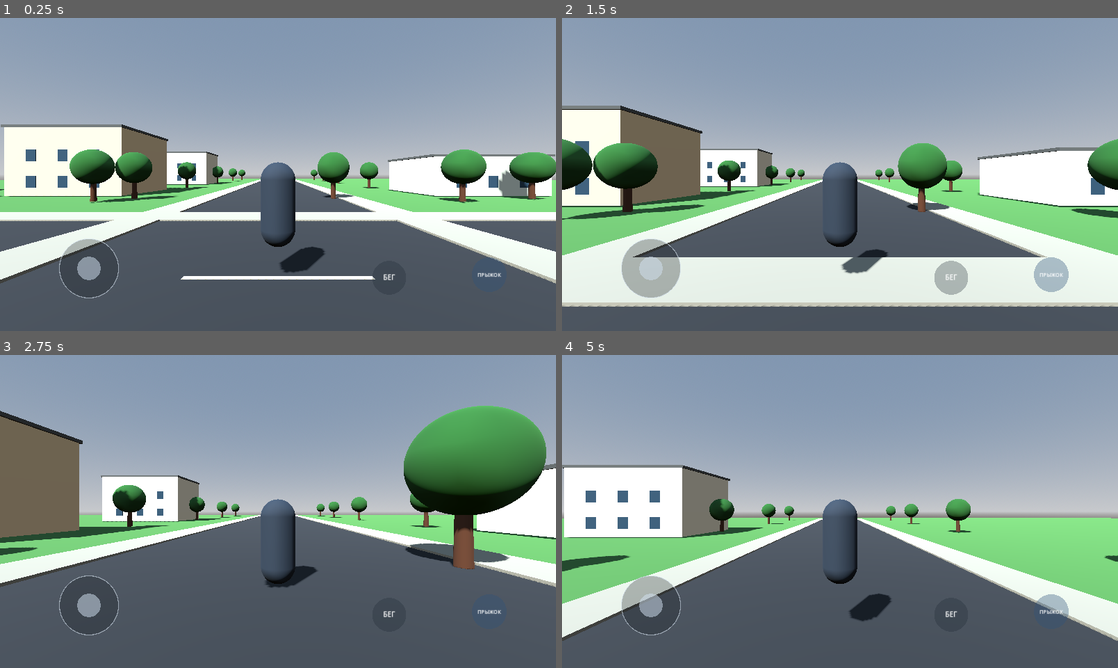
Above: before the commit, frames 1-4 (two rows, left to right).
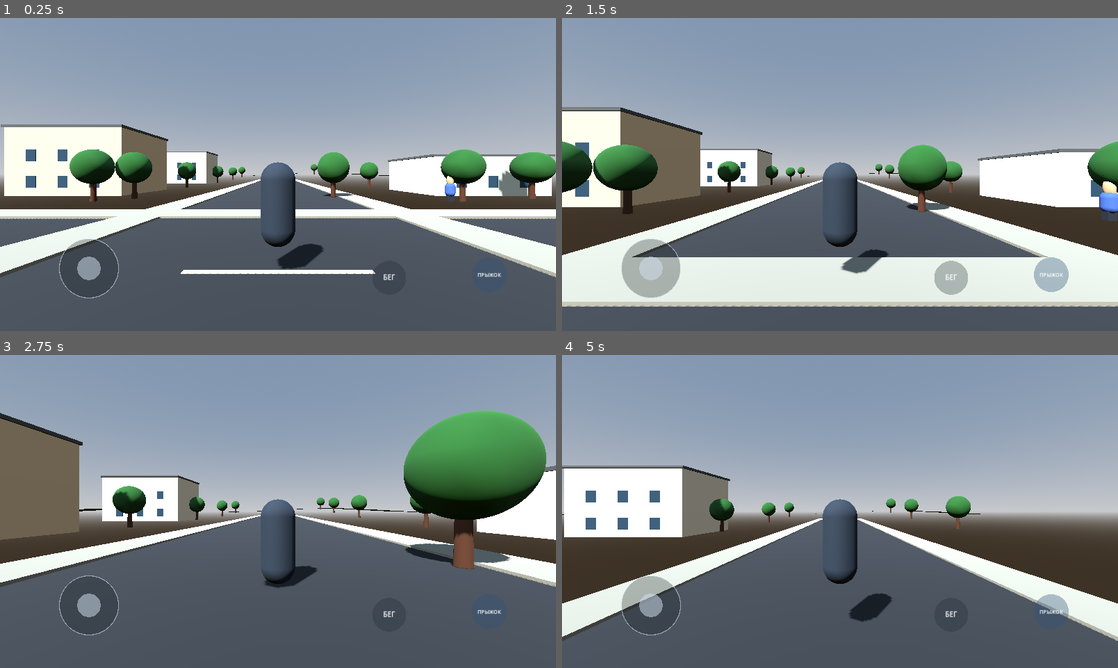
Above: after the commit, the same moments.

Repository: 43l0v3k/Isroriya-krutogo-chuvaka
Game: Godot game, scene res://scenes/main.tscn
The game is run twice, just before and just after one commit, with the same random seed, the same clock (stepped at 60 frames per second) and the same inputs.
Inputs (mouse positions are in pixels of both pictures, inside the frame that each line leads up to):
- Up to frame 1 (0.25 s): no input
- Up to frame 2 (1.5 s): tap Enter at 0.5 s; move the mouse to (867, 174) at 0.52 s; hold Shift (sprint) 0.53-1.28 s; hold W (move_forward) from 0.53 s (still down); tap Space (jump) at 0.77 s; move the mouse to (812, 174) at 1.27 s; tap Shift (sprint) at 1.35 s
- Up to frame 3 (2.75 s): keep holding W (move_forward); tap Space (jump) at 1.52 s; move the mouse to (289, 505) at 2.02 s; hold Shift (sprint) from 2.03 s (still down)
- Up to frame 4 (5 s): keep holding W (move_forward); move the mouse to (834, 517) at 2.77 s; release Shift (sprint) at 2.78 s; tap Shift (sprint) at 2.85, 4.35 s; tap Space (jump) at 3.02, 3.77, 4.52 s; move the mouse to (878, 514) at 3.52 s; hold Shift (sprint) 3.53-4.28 s; move the mouse to (795, 508) at 4.27 s

The runs differ from the first frame. In frame 1, 9.2% of the frame differs, in the area x 0-100%, y 42-85%; in frame 2, 9.3%; in frame 3, 7.0%; in frame 4, 12%, in the area x 0-100%, y 35-92%.

Commit message:
Build South district terrain, landmarks and NPCs

Diff:
--- a/scripts/world.gd
+++ b/scripts/world.gd
@@ -1,16 +1,23 @@
 extends Node3D
 
-const ROAD_MAT := Color(0.12, 0.13, 0.14)
-const SIDEWALK_MAT := Color(0.48, 0.47, 0.42)
-const GRASS_MAT := Color(0.22, 0.38, 0.19)
-const WALL_COLORS := [Color(0.78, 0.69, 0.54), Color(0.72, 0.74, 0.68), Color(0.82, 0.78, 0.68), Color(0.62, 0.67, 0.68)]
+const ROAD := Color(0.12, 0.13, 0.14)
+const SIDEWALK := Color(0.48, 0.47, 0.42)
+const GRASS := Color(0.24, 0.39, 0.20)
+const WALLS := [Color(0.78, 0.69, 0.54), Color(0.72, 0.74, 0.68), Color(0.82, 0.78, 0.68), Color(0.62, 0.67, 0.68)]
 
 func _ready() -> void:
     _make_environment()
-    _make_ground()
+    _make_terrain()
     _make_roads()
     _make_buildings()
     _make_trees()
+    _make_npcs()
+    _make_places()
+
+func terrain_height(x: float, z: float) -> float:
+    var edge := clampf((maxf(absf(x), absf(z)) - 34.0) / 58.0, 0.0, 1.0)
+    var hills := 1.7 + sin(x * 0.075) * 0.75 + cos(z * 0.061) * 0.55
+    return edge * hills
 
 func _make_environment() -> void:
     var world_env := WorldEnvironment.new()
@@ -20,7 +27,7 @@
     env.sky.sky_material = ProceduralSkyMaterial.new()
     env.ambient_light_source = Environment.AMBIENT_SOURCE_SKY
     env.tonemap_mode = Environment.TONE_MAPPER_FILMIC
-    env.ambient_light_energy = 0.7
+    env.ambient_light_energy = 0.75
     world_env.environment = env
     add_child(world_env)
     var sun := DirectionalLight3D.new()
@@ -29,41 +36,78 @@
     sun.shadow_enabled = true
     add_child(sun)
 
-func _make_ground() -> void:
-    _box("Ground", Vector3(0, -0.35, 0), Vector3(220, 0.5, 220), GRASS_MAT)
+func _make_terrain() -> void:
+    var surface := SurfaceTool.new()
+    surface.begin(Mesh.PRIMITIVE_TRIANGLES)
+    var half := 110.0
+    var step := 4.0
+    var count := int((half * 2.0) / step)
+    for z in range(count):
+        for x in range(count):
+            var x0 := -half + float(x) * step
+            var z0 := -half + float(z) * step
+            var x1 := x0 + step
+            var z1 := z0 + step
+            var a := Vector3(x0, terrain_height(x0, z0), z0)
+            var b := Vector3(x1, terrain_height(x1, z0), z0)
+            var c := Vector3(x0, terrain_height(x0, z1), z1)
+            var d := Vector3(x1, terrain_height(x1, z1), z1)
+            surface.add_vertex(a)
+            surface.add_vertex(c)
+            surface.add_vertex(b)
+            surface.add_vertex(b)
+            surface.add_vertex(c)
+            surface.add_vertex(d)
+    surface.generate_normals()
+    var mesh := surface.commit()
+    var material := StandardMaterial3D.new()
+    material.albedo_color = GRASS
+    material.roughness = 1.0
+    mesh.surface_set_material(0, material)
+    var terrain_body := StaticBody3D.new()
+    terrain_body.name = "SouthDistrictTerrain"
+    var terrain_mesh := MeshInstance3D.new()
+    terrain_mesh.mesh = mesh
+    terrain_body.add_child(terrain_mesh)
+    var collision := CollisionShape3D.new()
+    collision.shape = mesh.create_trimesh_shape()
+    terrain_body.add_child(collision)
+    add_child(terrain_body)
 
 func _make_roads() -> void:
-    _box("Main road east-west", Vector3(0, -0.06, 0), Vector3(200, 0.12, 11), ROAD_MAT)
-    _box("Main road north-south", Vector3(0, -0.05, 0), Vector3(11, 0.13, 200), ROAD_MAT)
-    _box("Sidewalk north", Vector3(0, 0, -6.5), Vector3(200, 0.18, 2), SIDEWALK_MAT)
-    _box("Sidewalk south", Vector3(0, 0, 6.5), Vector3(200, 0.18, 2), SIDEWALK_MAT)
-    _box("Sidewalk east", Vector3(6.5, 0, 0), Vector3(2, 0.18, 200), SIDEWALK_MAT)
-    _box("Sidewalk west", Vector3(-6.5, 0, 0), Vector3(2, 0.18, 200), SIDEWALK_MAT)
+    _box("Main road east-west", Vector3(0, 0.06, 0), Vector3(200, 0.12, 11), ROAD)
+    _box("Main road north-south", Vector3(0, 0.07, 0), Vector3(11, 0.13, 200), ROAD)
+    _box("Sidewalk north", Vector3(0, 0.13, -6.5), Vector3(200, 0.18, 2), SIDEWALK)
+    _box("Sidewalk south", Vector3(0, 0.13, 6.5), Vector3(200, 0.18, 2), SIDEWALK)
+    _box("Sidewalk east", Vector3(6.5, 0.13, 0), Vector3(2, 0.18, 200), SIDEWALK)
+    _box("Sidewalk west", Vector3(-6.5, 0.13, 0), Vector3(2, 0.18, 200), SIDEWALK)
     for i in range(-9, 10):
-        _box("Road marking", Vector3(i * 10, 0.012, 0), Vector3(4, 0.025, 0.14), Color(0.88, 0.84, 0.68))
+        _box("Road marking", Vector3(float(i) * 10.0, 0.14, 0), Vector3(4, 0.025, 0.14), Color(0.88, 0.84, 0.68))
 
 func _make_buildings() -> void:
-    var positions := [Vector3(-22,0,-22),Vector3(22,0,-22),Vector3(-22,0,22),Vector3(22,0,22),Vector3(-48,0,-22),Vector3(48,0,22),Vector3(-22,0,-48),Vector3(22,0,48)]
+    var positions := [Vector3(-22,0,-22), Vector3(22,0,-22), Vector3(-22,0,22), Vector3(22,0,22), Vector3(-48,0,-22), Vector3(48,0,22), Vector3(-22,0,-48), Vector3(22,0,48)]
     for i in range(positions.size()):
+        var p: Vector3 = positions[i]
+        p.y = terrain_height(p.x, p.z)
         var h := 7.0 if i % 3 == 0 else 4.0
         var size := Vector3(12, h, 9)
-        _building("Building %02d" % i, positions[i], size, WALL_COLORS[i % WALL_COLORS.size()], i % 3 == 0)
+        _building("Building %02d" % i, p, size, WALLS[i % WALLS.size()], i % 3 == 0)
 
 func _building(label: String, p: Vector3, size: Vector3, color: Color, apartment: bool) -> void:
-    _box(label, p + Vector3(0, size.y / 2, 0), size, color)
+    _box(label, p + Vector3(0, size.y / 2.0, 0), size, color)
     _box(label + " roof", p + Vector3(0, size.y + 0.12, 0), Vector3(size.x + 0.3, 0.25, size.z + 0.3), Color(0.28, 0.29, 0.28))
     var floors := 2 if apartment else 1
     for floor in range(floors):
         for x in [-1.0, 0.0, 1.0]:
-            _box("Window", p + Vector3(x * size.x * 0.27, 1.4 + floor * 2.7, size.z / 2 + 0.012), Vector3(1.0, 1.2, 0.05), Color(0.12, 0.22, 0.28))
+            _box("Window", p + Vector3(x * size.x * 0.27, 1.4 + floor * 2.7, size.z / 2.0 + 0.012), Vector3(1.0, 1.2, 0.05), Color(0.12, 0.22, 0.28))
 
 func _make_trees() -> void:
     for x in range(-85, 90, 18):
-        _tree(Vector3(x, 0, -15))
-        _tree(Vector3(x, 0, 15))
+        _tree(Vector3(float(x), terrain_height(float(x), -15.0), -15))
+        _tree(Vector3(float(x), terrain_height(float(x), 15.0), 15))
     for z in range(-85, 90, 18):
-        _tree(Vector3(-15, 0, z))
-        _tree(Vector3(15, 0, z))
+        _tree(Vector3(-15, terrain_height(-15.0, float(z)), float(z)))
+        _tree(Vector3(15, terrain_height(15.0, float(z)), float(z)))
 
 func _tree(p: Vector3) -> void:
     var trunk := MeshInstance3D.new()
@@ -88,6 +132,66 @@
     crown.material_override = cmat
     add_child(crown)
 
+func _make_npcs() -> void:
+    _npc("Сосед", Vector3(14, terrain_height(14, -13), -13), Color(0.24, 0.34, 0.58))
+    _npc("Парень на остановке", Vector3(39, terrain_height(39, 12), 12), Color(0.52, 0.30, 0.20))
+
+func _npc(label: String, p: Vector3, color: Color) -> void:
+    var npc := Node3D.new()
+    npc.name = label
+    npc.position = p
+    npc.add_to_group("story_npc")
+    add_child(npc)
+    var body := MeshInstance3D.new()
+    var torso := CapsuleMesh.new()
+    torso.radius = 0.34
+    torso.height = 1.15
+    body.mesh = torso
+    body.position.y = 0.95
+    var mat := StandardMaterial3D.new()
+    mat.albedo_color = color
+    body.material_override = mat
+    npc.add_child(body)
+    var head := MeshInstance3D.new()
+    var head_mesh := SphereMesh.new()
+    head_mesh.radius = 0.24
+    head.mesh = head_mesh
+    head.position.y = 1.72
+    var skin := StandardMaterial3D.new()
+    skin.albedo_color = Color(0.72, 0.57, 0.43)
+    head.material_override = skin
+    npc.add_child(head)
+    var legs := MeshInstance3D.new()
+    var leg_mesh := BoxMesh.new()
+    leg_mesh.size = Vector3(0.48, 0.65, 0.28)
+    legs.mesh = leg_mesh
+    legs.position.y = 0.34
+    var dark := StandardMaterial3D.new()
+    dark.albedo_color = Color(0.12, 0.14, 0.17)
+    legs.material_override = dark
+    npc.add_child(legs)
+
+func _make_places() -> void:
+    _place_label("ПАРК", Vector3(-28, terrain_height(-28, -34), -34))
+    _place_label("ОСТАНОВКА", Vector3(39, terrain_height(39, 12), 12))
+    _place_label("ДВОР", Vector3(14, terrain_height(14, -13), -13))
+
+func _place_label(caption: String, p: Vector3) -> void:
+    var marker := MeshInstance3D.new()
+    var pole := CylinderMesh.new()
+    pole.top_radius = 0.08
+    pole.bottom_radius = 0.08
+    pole.height = 2.2
+    marker.mesh = pole
+    marker.position = p + Vector3(0, 1.1, 0)
+    add_child(marker)
+    var label := Label3D.new()
+    label.text = caption
+    label.position = p + Vector3(0, 2.5, 0)
+    label.font_size = 48
+    label.billboard = BaseMaterial3D.BILLBOARD_ENABLED
+    add_child(label)
+
 func _box(label: String, p: Vector3, size: Vector3, color: Color) -> void:
     var body := StaticBody3D.new()
     body.name = label
